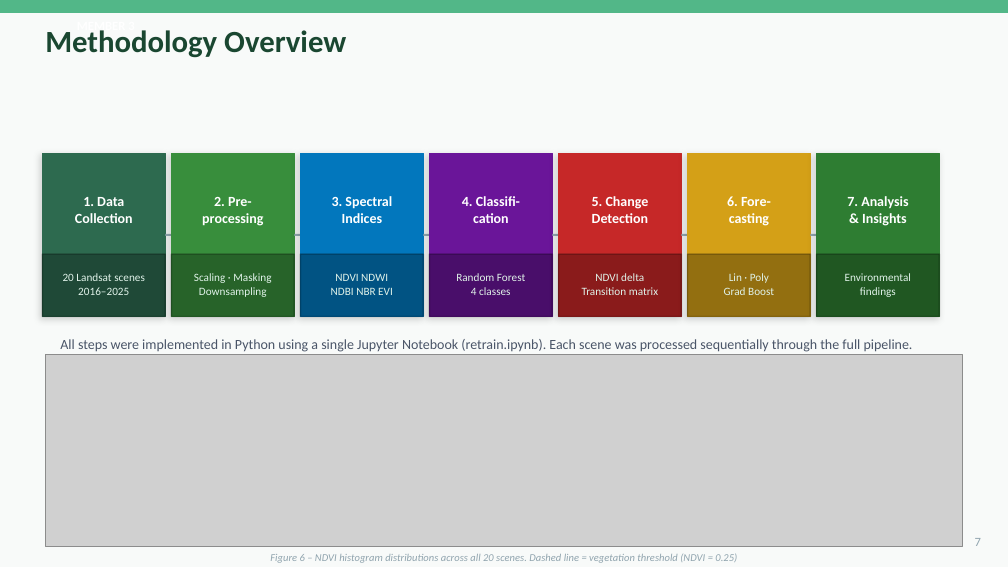
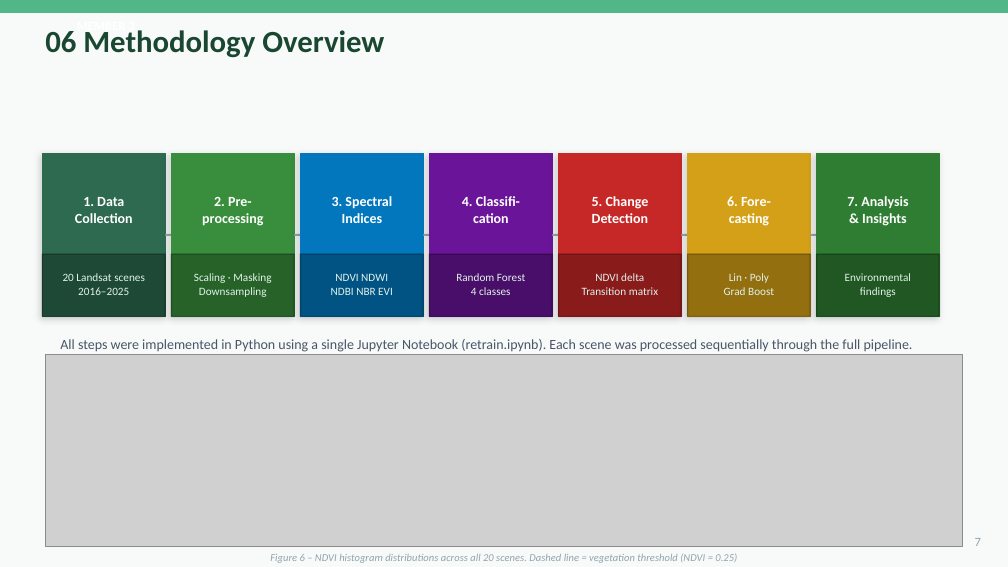
Before and after one commit to heyisula/terraShiftSriLanka, a slide deck: slide 7 of docs/Kalpitiya_Deforestation_Presentation.pptx. Drawn at 1008x567 pixels with LibreOffice and Linux fonts; fonts in the diff are those of the drawing; grey boxes stand for pictures. Boxes give left, top, right and bottom in pixels: in the first picture for what was removed or moved away, otherwise in the second. Text is boxed around its words. In the diff, an @@ line names an element or a change of style, - is before the commit and + after.

```diff
--- a/docs/Kalpitiya_Deforestation_Presentation.pptx
+++ b/docs/Kalpitiya_Deforestation_Presentation.pptx
@@ text at (45,30,384,58): text changed @@
-Methodology Overview
+06 Methodology Overview
```
Also in this commit, not shown: 14 other slides changed.
